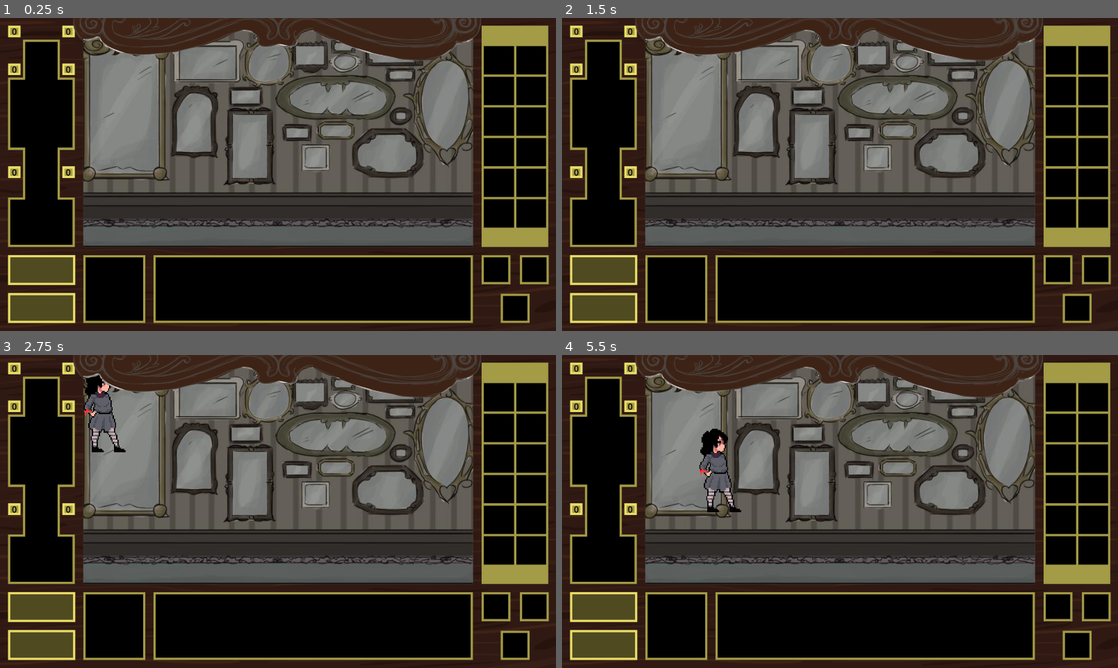
Above: before the commit, frames 1-4 (two rows, left to right).
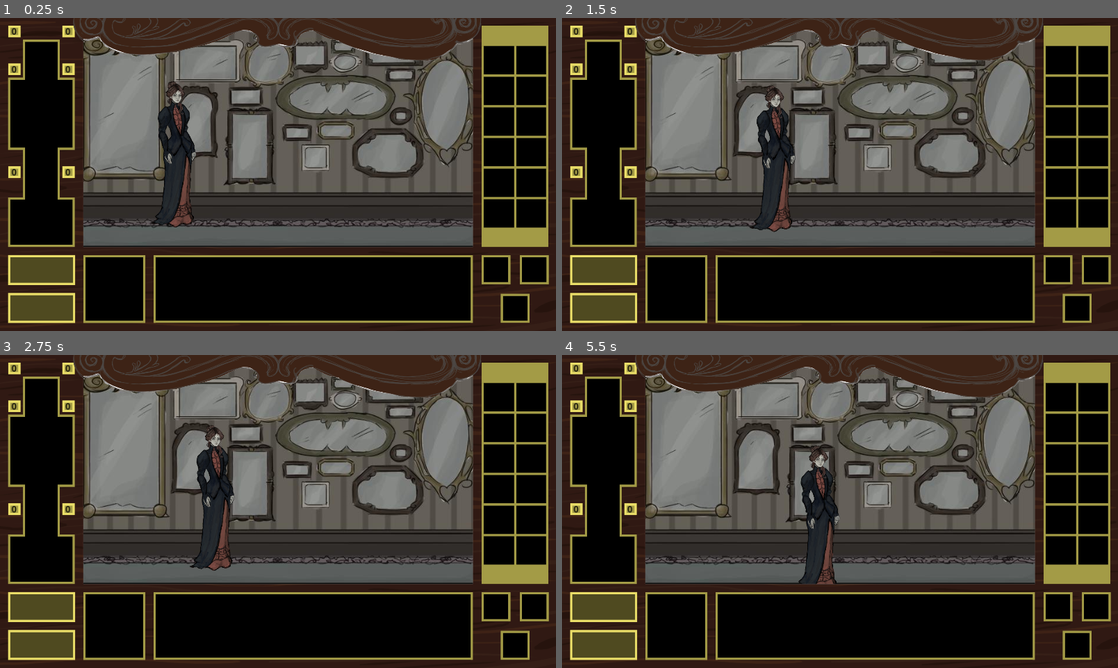
Above: after the commit, the same moments.

Repository: DavisDiad/Servida_Crua
Game: Godot game, scene res://scenes/scene1.tscn
Two runs of this game, one before a commit and one after it. Both use one fixed random seed, a clock stepped at 60 frames per second and the inputs below. The project has no main scene, so this scene is started directly.
Inputs (mouse positions are in pixels of both pictures, inside the frame that each line leads up to):
- Up to frame 1 (0.25 s): no input
- Up to frame 2 (1.5 s): move the mouse to (962, 158) at 0.52 s; click (962, 158) at 0.6 s; move the mouse to (728, 190) at 1.27 s; click (728, 190) at 1.35 s
- Up to frame 3 (2.75 s): move the mouse to (333, 442) at 2.02 s; click (333, 442) at 2.1 s
- Up to frame 4 (5.5 s): move the mouse to (812, 574) at 2.77 s; click (812, 574) at 2.85 s; move the mouse to (1006, 558) at 3.52 s; click (1006, 558) at 3.6 s; move the mouse to (673, 464) at 4.27 s; click (673, 464) at 4.35 s; move the mouse to (867, 511) at 5.02 s; click (867, 511) at 5.1 s

The runs differ from the first frame. In frame 1, 2.2% of the frame differs, in the area x 1-99%, y 2-98%; in frame 2, 2.2%; in frame 3, 3.1%; in frame 4, 3.2%.

Commit message:
adição da protagonista
adição das animações idle, idle assustada e interação

Diff:
--- a/project.godot
+++ b/project.godot
@@ -24,7 +24,7 @@
 window/size/viewport_width=1920
 window/size/viewport_height=1080
 window/size/mode=3
-window/stretch/mode="viewport"
+window/stretch/mode="canvas_items"
 
 [input]
 
--- a/scenes/player/player.gd
+++ b/scenes/player/player.gd
@@ -1,19 +1,44 @@
 extends CharacterBody2D
 
-@export var speed = 200 #velocidade da personagem
-var target_position: Vector2 = position #armaneza a posição do destino
+@export var speed = 200
+@onready var anim: AnimatedSprite2D = $AnimatedSprite2D
 
-func _input(event: InputEvent) -> void: #é chamado quando há algum input de fora
+var target_position: Vector2 = Vector2.ZERO
+var idle_timer := 0.0
+var scared_interval := 20.0
+var is_playing_idle_scared := false
+
+func _ready():
+	target_position = position
+	anim.play("idle")
+
+
+func _process(delta: float):
+
+	if is_playing_idle_scared or velocity.length() > 0:
+		return # ignora se estiver assustado OU a mover-se
+
+	idle_timer += delta
+	if idle_timer >= scared_interval:
+		is_playing_idle_scared = true
+		idle_timer = 0.0
+		anim.play("idle_scared")
+		anim.connect("animation_finished", Callable(self, "_on_idle_scared_finished"), CONNECT_ONE_SHOT)
+
+
+func _on_idle_scared_finished():
+	anim.play("idle")
+	is_playing_idle_scared = false
+
+func _input(event: InputEvent):
 	if Input.is_action_just_pressed("left_click"):
-		target_position = get_global_mouse_position() #se o botão esquerdo do mouse for clicado, a posição do player passa a ser a posição atual do mouse
+		target_position = get_global_mouse_position()
 
-func _physics_process(delta: float) -> void: #é chamado a uma taxxa fixa de frames, para ter a certeza que a velocidade de movimentação do jogador é sempre a mesma, por exemplo.
-	var direction = target_position - position #calcula a direção para o alvo subtraindo a posição inicial com a sua posição final
-
-	if direction.length() > 2: # se a distância for maior que 2 pixels, continua a mover. Isso garante que o persongem pare no lugaar certo sem se tremer.
-		direction = direction.normalized() #garante que a personagem mova-se a uma velocidade constante, independentemente da distância
-		velocity = direction * speed #faz o personagem andar multiplicando a direção pela velocidade
+func _physics_process(delta: float):
+	var direction = target_position - position
+	if direction.length() > 2:
+		direction = direction.normalized()
+		velocity = direction * speed
 	else:
-		velocity = Vector2.ZERO #a personagem para ao alcançar o destino
-
-	move_and_slide() #serve para aplicar a velocidade e fazer o jogador mover-se
+		velocity = Vector2.ZERO
+	move_and_slide()
--- a/scenes/player/player.tscn
+++ b/scenes/player/player.tscn
@@ -1,21 +1,380 @@
-[gd_scene load_steps=4 format=3 uid="uid://cyl30kecp6emh"]
-
-[ext_resource type="Texture2D" uid="uid://fjpi541cxhl6" path="res://placeholders/walkcycle_FINAL.png" id="1_glw06"]
+[gd_scene load_steps=55 format=3 uid="uid://cyl30kecp6emh"]
+
 [ext_resource type="Script" path="res://scenes/player/player.gd" id="1_w1yh1"]
+[ext_resource type="Texture2D" uid="uid://drxv2mg4xxu10" path="res://scenes/player/sprites/idle.png" id="2_lw8du"]
+[ext_resource type="Texture2D" uid="uid://0qt5kux3kafd" path="res://scenes/player/sprites/scared.png" id="3_tw4it"]
+[ext_resource type="Texture2D" uid="uid://baff3026ffdxr" path="res://scenes/player/sprites/interaction.png" id="4_3fuj6"]
+
+[sub_resource type="AtlasTexture" id="AtlasTexture_yywy6"]
+atlas = ExtResource("2_lw8du")
+region = Rect2(0, 0, 512, 512)
+
+[sub_resource type="AtlasTexture" id="AtlasTexture_mjeov"]
+atlas = ExtResource("2_lw8du")
+region = Rect2(512, 0, 512, 512)
+
+[sub_resource type="AtlasTexture" id="AtlasTexture_0kb4t"]
+atlas = ExtResource("2_lw8du")
+region = Rect2(1024, 0, 512, 512)
+
+[sub_resource type="AtlasTexture" id="AtlasTexture_ws466"]
+atlas = ExtResource("2_lw8du")
+region = Rect2(1536, 0, 512, 512)
+
+[sub_resource type="AtlasTexture" id="AtlasTexture_1umku"]
+atlas = ExtResource("2_lw8du")
+region = Rect2(0, 512, 512, 512)
+
+[sub_resource type="AtlasTexture" id="AtlasTexture_u8532"]
+atlas = ExtResource("2_lw8du")
+region = Rect2(512, 512, 512, 512)
+
+[sub_resource type="AtlasTexture" id="AtlasTexture_26pj2"]
+atlas = ExtResource("2_lw8du")
+region = Rect2(1024, 512, 512, 512)
+
+[sub_resource type="AtlasTexture" id="AtlasTexture_47ysq"]
+atlas = ExtResource("2_lw8du")
+region = Rect2(1536, 512, 512, 512)
+
+[sub_resource type="AtlasTexture" id="AtlasTexture_rmlrf"]
+atlas = ExtResource("2_lw8du")
+region = Rect2(0, 1024, 512, 512)
+
+[sub_resource type="AtlasTexture" id="AtlasTexture_vstk4"]
+atlas = ExtResource("2_lw8du")
+region = Rect2(512, 1024, 512, 512)
+
+[sub_resource type="AtlasTexture" id="AtlasTexture_wvh6p"]
+atlas = ExtResource("2_lw8du")
+region = Rect2(1024, 1024, 512, 512)
+
+[sub_resource type="AtlasTexture" id="AtlasTexture_w3cdl"]
+atlas = ExtResource("2_lw8du")
+region = Rect2(1536, 1024, 512, 512)
+
+[sub_resource type="AtlasTexture" id="AtlasTexture_n1lt5"]
+atlas = ExtResource("2_lw8du")
+region = Rect2(0, 1536, 512, 512)
+
+[sub_resource type="AtlasTexture" id="AtlasTexture_w7mcw"]
+atlas = ExtResource("2_lw8du")
+region = Rect2(512, 1536, 512, 512)
+
+[sub_resource type="AtlasTexture" id="AtlasTexture_ffh21"]
+atlas = ExtResource("2_lw8du")
+region = Rect2(1024, 1536, 512, 512)
+
+[sub_resource type="AtlasTexture" id="AtlasTexture_6vbk5"]
+atlas = ExtResource("2_lw8du")
+region = Rect2(1536, 1536, 512, 512)
+
+[sub_resource type="AtlasTexture" id="AtlasTexture_ydhlo"]
+atlas = ExtResource("3_tw4it")
+region = Rect2(0, 0, 512, 512)
+
+[sub_resource type="AtlasTexture" id="AtlasTexture_qgocm"]
+atlas = ExtResource("3_tw4it")
+region = Rect2(512, 0, 512, 512)
+
+[sub_resource type="AtlasTexture" id="AtlasTexture_r1v53"]
+atlas = ExtResource("3_tw4it")
+region = Rect2(1024, 0, 512, 512)
+
+[sub_resource type="AtlasTexture" id="AtlasTexture_dv4d0"]
+atlas = ExtResource("3_tw4it")
+region = Rect2(1536, 0, 512, 512)
+
+[sub_resource type="AtlasTexture" id="AtlasTexture_j5e4m"]
+atlas = ExtResource("3_tw4it")
+region = Rect2(0, 512, 512, 512)
+
+[sub_resource type="AtlasTexture" id="AtlasTexture_pyqpx"]
+atlas = ExtResource("3_tw4it")
+region = Rect2(512, 512, 512, 512)
+
+[sub_resource type="AtlasTexture" id="AtlasTexture_8hye7"]
+atlas = ExtResource("3_tw4it")
+region = Rect2(1024, 512, 512, 512)
+
+[sub_resource type="AtlasTexture" id="AtlasTexture_bfltl"]
+atlas = ExtResource("3_tw4it")
+region = Rect2(1536, 512, 512, 512)
+
+[sub_resource type="AtlasTexture" id="AtlasTexture_rfdrx"]
+atlas = ExtResource("3_tw4it")
+region = Rect2(0, 1024, 512, 512)
+
+[sub_resource type="AtlasTexture" id="AtlasTexture_4v2dj"]
+atlas = ExtResource("3_tw4it")
+region = Rect2(512, 1024, 512, 512)
+
+[sub_resource type="AtlasTexture" id="AtlasTexture_kg1oq"]
+atlas = ExtResource("3_tw4it")
+region = Rect2(1024, 1024, 512, 512)
+
+[sub_resource type="AtlasTexture" id="AtlasTexture_pjick"]
+atlas = ExtResource("3_tw4it")
+region = Rect2(1536, 1024, 512, 512)
+
+[sub_resource type="AtlasTexture" id="AtlasTexture_hmagu"]
+atlas = ExtResource("3_tw4it")
+region = Rect2(0, 1536, 512, 512)
+
+[sub_resource type="AtlasTexture" id="AtlasTexture_tnq8i"]
+atlas = ExtResource("3_tw4it")
+region = Rect2(512, 1536, 512, 512)
+
+[sub_resource type="AtlasTexture" id="AtlasTexture_yd3mw"]
+atlas = ExtResource("3_tw4it")
+region = Rect2(1024, 1536, 512, 512)
+
+[sub_resource type="AtlasTexture" id="AtlasTexture_1hsr5"]
+atlas = ExtResource("3_tw4it")
+region = Rect2(1536, 1536, 512, 512)
+
+[sub_resource type="AtlasTexture" id="AtlasTexture_ulobs"]
+atlas = ExtResource("4_3fuj6")
+region = Rect2(0, 0, 512, 512)
+
+[sub_resource type="AtlasTexture" id="AtlasTexture_tfiqn"]
+atlas = ExtResource("4_3fuj6")
+region = Rect2(512, 0, 512, 512)
+
+[sub_resource type="AtlasTexture" id="AtlasTexture_pgomf"]
+atlas = ExtResource("4_3fuj6")
+region = Rect2(1024, 0, 512, 512)
+
+[sub_resource type="AtlasTexture" id="AtlasTexture_fq24d"]
+atlas = ExtResource("4_3fuj6")
+region = Rect2(1536, 0, 512, 512)
+
+[sub_resource type="AtlasTexture" id="AtlasTexture_7nlri"]
+atlas = ExtResource("4_3fuj6")
+region = Rect2(0, 512, 512, 512)
+
+[sub_resource type="AtlasTexture" id="AtlasTexture_26786"]
+atlas = ExtResource("4_3fuj6")
+region = Rect2(512, 512, 512, 512)
+
+[sub_resource type="AtlasTexture" id="AtlasTexture_ymdwd"]
+atlas = ExtResource("4_3fuj6")
+region = Rect2(1024, 512, 512, 512)
+
+[sub_resource type="AtlasTexture" id="AtlasTexture_2jjuo"]
+atlas = ExtResource("4_3fuj6")
+region = Rect2(1536, 512, 512, 512)
+
+[sub_resource type="AtlasTexture" id="AtlasTexture_shcj0"]
+atlas = ExtResource("4_3fuj6")
+region = Rect2(0, 1024, 512, 512)
+
+[sub_resource type="AtlasTexture" id="AtlasTexture_dh3p2"]
+atlas = ExtResource("4_3fuj6")
+region = Rect2(512, 1024, 512, 512)
+
+[sub_resource type="AtlasTexture" id="AtlasTexture_t5o83"]
+atlas = ExtResource("4_3fuj6")
+region = Rect2(1024, 1024, 512, 512)
+
+[sub_resource type="AtlasTexture" id="AtlasTexture_60b7u"]
+atlas = ExtResource("4_3fuj6")
+region = Rect2(1536, 1024, 512, 512)
+
+[sub_resource type="AtlasTexture" id="AtlasTexture_hqrm7"]
+atlas = ExtResource("4_3fuj6")
+region = Rect2(0, 1536, 512, 512)
+
+[sub_resource type="AtlasTexture" id="AtlasTexture_5tawh"]
+atlas = ExtResource("4_3fuj6")
+region = Rect2(512, 1536, 512, 512)
+
+[sub_resource type="AtlasTexture" id="AtlasTexture_mwbgd"]
+atlas = ExtResource("4_3fuj6")
+region = Rect2(1024, 1536, 512, 512)
+
+[sub_resource type="AtlasTexture" id="AtlasTexture_spax4"]
+atlas = ExtResource("4_3fuj6")
+region = Rect2(1536, 1536, 512, 512)
+
+[sub_resource type="SpriteFrames" id="SpriteFrames_jgyhs"]
+animations = [{
+"frames": [{
+"duration": 1.0,
+"texture": SubResource("AtlasTexture_yywy6")
+}, {
+"duration": 1.0,
+"texture": SubResource("AtlasTexture_mjeov")
+}, {
+"duration": 1.0,
+"texture": SubResource("AtlasTexture_0kb4t")
+}, {
+"duration": 1.0,
+"texture": SubResource("AtlasTexture_ws466")
+}, {
+"duration": 1.0,
+"texture": SubResource("AtlasTexture_1umku")
+}, {
+"duration": 1.0,
+"texture": SubResource("AtlasTexture_u8532")
+}, {
+"duration": 1.0,
+"texture": SubResource("AtlasTexture_26pj2")
+}, {
+"duration": 1.0,
+"texture": SubResource("AtlasTexture_47ysq")
+}, {
+"duration": 1.0,
+"texture": SubResource("AtlasTexture_rmlrf")
+}, {
+"duration": 1.0,
+"texture": SubResource("AtlasTexture_vstk4")
+}, {
+"duration": 1.0,
+"texture": SubResource("AtlasTexture_wvh6p")
+}, {
+"duration": 1.0,
+"texture": SubResource("AtlasTexture_w3cdl")
+}, {
+"duration": 1.0,
+"texture": SubResource("AtlasTexture_n1lt5")
+}, {
+"duration": 1.0,
+"texture": SubResource("AtlasTexture_w7mcw")
+}, {
+"duration": 1.0,
+"texture": SubResource("AtlasTexture_ffh21")
+}, {
+"duration": 1.0,
+"texture": SubResource("AtlasTexture_6vbk5")
+}],
+"loop": true,
+"name": &"idle",
+"speed": 16.0
+}, {
+"frames": [{
+"duration": 1.0,
+"texture": SubResource("AtlasTexture_ydhlo")
+}, {
+"duration": 1.0,
+"texture": SubResource("AtlasTexture_qgocm")
+}, {
+"duration": 1.0,
+"texture": SubResource("AtlasTexture_r1v53")
+}, {
+"duration": 1.0,
+"texture": SubResource("AtlasTexture_dv4d0")
+}, {
+"duration": 1.0,
+"texture": SubResource("AtlasTexture_j5e4m")
+}, {
+"duration": 1.0,
+"texture": SubResource("AtlasTexture_pyqpx")
+}, {
+"duration": 1.0,
+"texture": SubResource("AtlasTexture_8hye7")
+}, {
+"duration": 1.0,
+"texture": SubResource("AtlasTexture_bfltl")
+}, {
+"duration": 1.0,
+"texture": SubResource("AtlasTexture_rfdrx")
+}, {
+"duration": 1.0,
+"texture": SubResource("AtlasTexture_4v2dj")
+}, {
+"duration": 1.0,
+"texture": SubResource("AtlasTexture_kg1oq")
+}, {
+"duration": 1.0,
+"texture": SubResource("AtlasTexture_pjick")
+}, {
+"duration": 1.0,
+"texture": SubResource("AtlasTexture_hmagu")
+}, {
+"duration": 1.0,
+"texture": SubResource("AtlasTexture_tnq8i")
+}, {
+"duration": 1.0,
+"texture": SubResource("AtlasTexture_yd3mw")
+}, {
+"duration": 1.0,
+"texture": SubResource("AtlasTexture_1hsr5")
+}],
+"loop": false,
+"name": &"idle_scared",
+"speed": 16.0
+}, {
+"frames": [{
+"duration": 1.0,
+"texture": SubResource("AtlasTexture_ulobs")
+}, {
+"duration": 1.0,
+"texture": SubResource("AtlasTexture_tfiqn")
+}, {
+"duration": 1.0,
+"texture": SubResource("AtlasTexture_pgomf")
+}, {
+"duration": 1.0,
+"texture": SubResource("AtlasTexture_fq24d")
+}, {
+"duration": 1.0,
+"texture": SubResource("AtlasTexture_7nlri")
+}, {
+"duration": 1.0,
+"texture": SubResource("AtlasTexture_26786")
+}, {
+"duration": 1.0,
+"texture": SubResource("AtlasTexture_ymdwd")
+}, {
+"duration": 1.0,
+"texture": SubResource("AtlasTexture_2jjuo")
+}, {
+"duration": 1.0,
+"texture": SubResource("AtlasTexture_shcj0")
+}, {
+"duration": 1.0,
+"texture": SubResource("AtlasTexture_dh3p2")
+}, {
+"duration": 1.0,
+"texture": SubResource("AtlasTexture_t5o83")
+}, {
+"duration": 1.0,
+"texture": SubResource("AtlasTexture_60b7u")
+}, {
+"duration": 1.0,
+"texture": SubResource("AtlasTexture_hqrm7")
+}, {
+"duration": 1.0,
+"texture": SubResource("AtlasTexture_5tawh")
+}, {
+"duration": 1.0,
+"texture": SubResource("AtlasTexture_mwbgd")
+}, {
+"duration": 1.0,
+"texture": SubResource("AtlasTexture_spax4")
+}],
+"loop": true,
+"name": &"interaction",
+"speed": 16.0
+}]
 
 [sub_resource type="CapsuleShape2D" id="CapsuleShape2D_5ldxa"]
-radius = 9.0
-height = 68.0
+radius = 8.25
+height = 120.5
 
 [node name="player" type="CharacterBody2D"]
 scale = Vector2(4, 4)
 script = ExtResource("1_w1yh1")
 
-[node name="Sprite2D" type="Sprite2D" parent="."]
-texture_filter = 1
-texture = ExtResource("1_glw06")
-hframes = 26
+[node name="AnimatedSprite2D" type="AnimatedSprite2D" parent="."]
+scale = Vector2(0.25, 0.25)
+sprite_frames = SubResource("SpriteFrames_jgyhs")
+animation = &"interaction"
+autoplay = "idle"
+frame = 2
+frame_progress = 0.128019
 
 [node name="CollisionShape2D" type="CollisionShape2D" parent="."]
-position = Vector2(-3, 0)
+position = Vector2(-0.5, 0)
 shape = SubResource("CapsuleShape2D_5ldxa")
--- a/scenes/scene1.tscn
+++ b/scenes/scene1.tscn
@@ -1,13 +1,16 @@
-[gd_scene load_steps=4 format=3 uid="uid://chfkcms6t6n7p"]
+[gd_scene load_steps=6 format=3 uid="uid://chfkcms6t6n7p"]
 
 [ext_resource type="PackedScene" uid="uid://cyl30kecp6emh" path="res://scenes/player/player.tscn" id="1_80qcc"]
 [ext_resource type="PackedScene" uid="uid://bct6pd7l1iui0" path="res://scenes/ui/ui.tscn" id="2_wrc3t"]
 [ext_resource type="Texture2D" uid="uid://c2oqk1rlp518h" path="res://placeholders/487822751_690309623742518_8888194850570010313_n.jpg" id="3_qocxd"]
+[ext_resource type="Texture2D" uid="uid://b3veo2r33xywq" path="res://placeholders/Helena_Cut.png" id="4_h34uh"]
+[ext_resource type="Texture2D" uid="uid://c28ne3v3d54cr" path="res://placeholders/helena_teste_00.png" id="5_tg23r"]
 
 [node name="scene1" type="Node2D"]
 
 [node name="player" parent="." instance=ExtResource("1_80qcc")]
 z_index = 1
+position = Vector2(638, 470)
 
 [node name="UI" parent="." instance=ExtResource("2_wrc3t")]
 
@@ -15,3 +18,14 @@
 position = Vector2(959, 415)
 scale = Vector2(2.02537, 2)
 texture = ExtResource("3_qocxd")
+
+[node name="HelenaCut" type="Sprite2D" parent="."]
+visible = false
+position = Vector2(455, 504)
+scale = Vector2(0.552966, 0.552966)
+texture = ExtResource("4_h34uh")
+
+[node name="HelenaTeste00" type="Sprite2D" parent="."]
+visible = false
+position = Vector2(639, 505)
+texture = ExtResource("5_tg23r")
Binary file added: placeholders/Helena_Cut.png
Not shown, added: placeholders/Helena_Cut.png.import
Binary file added: placeholders/file_out.png
Not shown, added: placeholders/file_out.png.import
Binary file added: placeholders/helena_teste.png
Not shown, added: placeholders/helena_teste.png.import
Binary file added: placeholders/helena_teste_00.png
Not shown, added: placeholders/helena_teste_00.png.import
Binary file added: scenes/player/sprites/idle.png
Not shown, added: scenes/player/sprites/idle.png.import
Binary file added: scenes/player/sprites/interaction.png
Not shown, added: scenes/player/sprites/interaction.png.import
(and 2 more such lines)
